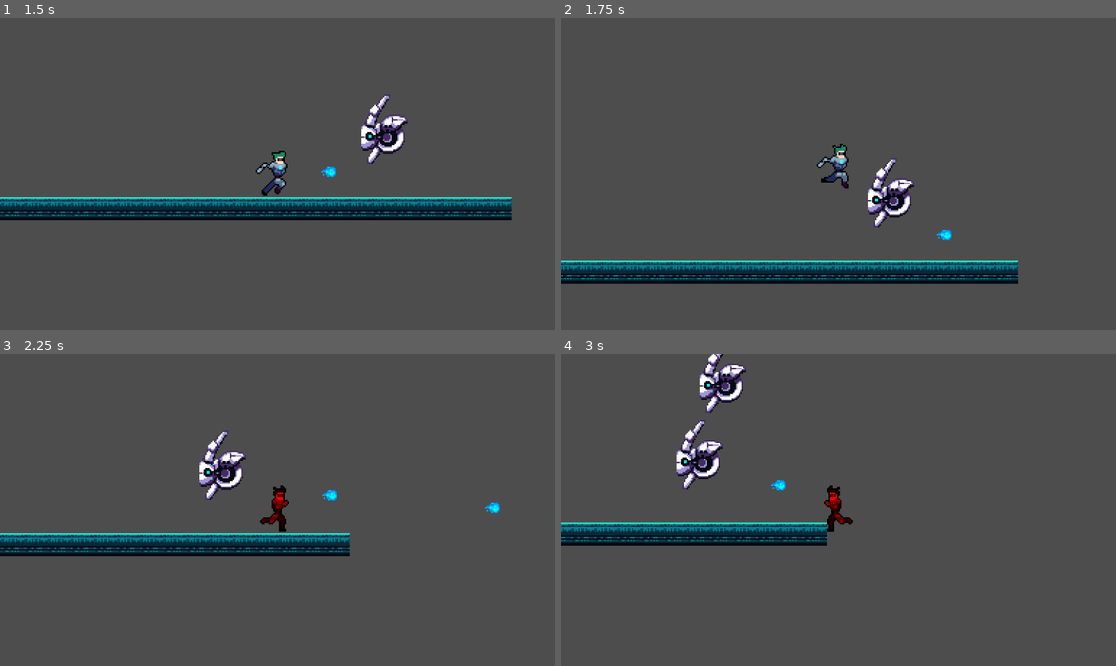
Above: before the commit, frames 1-4 (two rows, left to right).
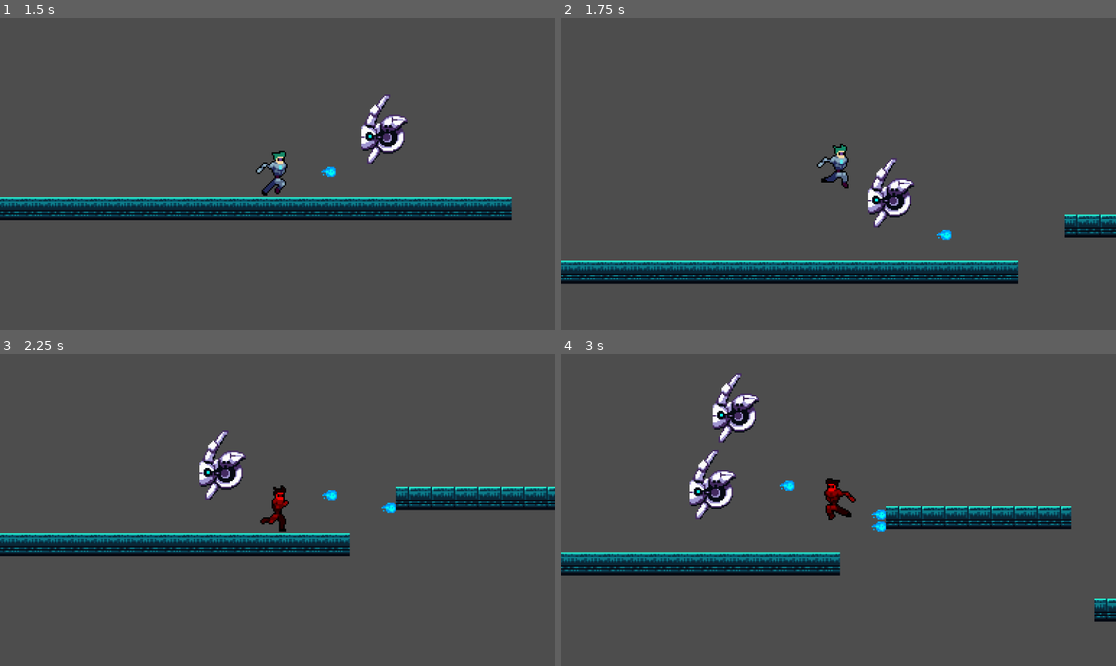
Above: after the commit, the same moments.

Repository: pranavReddy120/CyberCityV3
Game: Godot game, scene res://Scenes/main_menu.tscn
Same seed, same stepped clock (60 frames per second), same inputs: the game is played once before the commit and once after it.
Inputs:
- Up to frame 1 (1.5 s): click "Play" at 0.5 s; hold Right (right) from 1.28 s (still down); tap Space (shoot) at 1.35 s
- Up to frame 2 (1.75 s): keep holding Right (right); tap Up (jump) at 1.52 s
- Up to frame 3 (2.25 s): keep holding Right (right); tap Space (shoot) at 2.1 s
- Up to frame 4 (3 s): tap Up (jump) at 2.27 s; release Right (right) at 2.78 s; hold Left (left) from 2.78 s (still down); tap Space (shoot) at 2.85 s

Frame 1 is identical in both runs. In frame 2, 0.7% of the frame differs, in the area x 90-100%, y 62-71%; in frame 3, 2.3%; in frame 4, 14%, in the area x 0-100%, y 0-86%.

Commit message:
added levels

Diff:
--- /dev/null
+++ b/Scenes/level_1.tscn
@@ -0,0 +1,81 @@
+[gd_scene load_steps=10 format=3 uid="uid://bff0gi8mqip4c"]
+
+[ext_resource type="Script" path="res://Scripts/world.gd" id="1_g24yu"]
+[ext_resource type="PackedScene" uid="uid://twwk2qsirfci" path="res://Scenes/player.tscn" id="2_58w10"]
+[ext_resource type="PackedScene" uid="uid://ck2to62dnqdjw" path="res://Scenes/enemy.tscn" id="3_pi8ra"]
+[ext_resource type="Texture2D" uid="uid://bw7lscyrufmgv" path="res://Assets/tileset.png" id="4_dknmv"]
+[ext_resource type="PackedScene" uid="uid://c12vp32p0xbv1" path="res://Scenes/killzone.tscn" id="5_77gvm"]
+[ext_resource type="PackedScene" uid="uid://se4cvdw7q5ny" path="res://Scenes/portal.tscn" id="6_e8f2l"]
+
+[sub_resource type="TileSetAtlasSource" id="TileSetAtlasSource_mk11v"]
+texture = ExtResource("4_dknmv")
+6:10/0 = 0
+6:10/0/physics_layer_0/linear_velocity = Vector2(0, 0)
+6:10/0/physics_layer_0/angular_velocity = 0.0
+6:10/0/physics_layer_0/polygon_0/points = PackedVector2Array(-8, -8, 8, -8, 8, 8, -8, 8)
+6:11/0 = 0
+6:11/0/physics_layer_0/linear_velocity = Vector2(0, 0)
+6:11/0/physics_layer_0/angular_velocity = 0.0
+6:11/0/physics_layer_0/polygon_0/points = PackedVector2Array(-8, -8, 8, -8, 8, 8, -8, 8)
+7:11/0 = 0
+7:11/0/physics_layer_0/linear_velocity = Vector2(0, 0)
+7:11/0/physics_layer_0/angular_velocity = 0.0
+7:11/0/physics_layer_0/polygon_0/points = PackedVector2Array(-8, -8, 8, -8, 8, 8, -8, 8)
+8:11/0 = 0
+8:11/0/physics_layer_0/linear_velocity = Vector2(0, 0)
+8:11/0/physics_layer_0/angular_velocity = 0.0
+8:11/0/physics_layer_0/polygon_0/points = PackedVector2Array(-8, -8, 8, -8, 8, 8, -8, 8)
+9:11/0 = 0
+9:11/0/physics_layer_0/linear_velocity = Vector2(0, 0)
+9:11/0/physics_layer_0/angular_velocity = 0.0
+9:11/0/physics_layer_0/polygon_0/points = PackedVector2Array(-8, -8, 8, -8, 8, 8, -8, 8)
+9:10/0 = 0
+9:10/0/physics_layer_0/linear_velocity = Vector2(0, 0)
+9:10/0/physics_layer_0/angular_velocity = 0.0
+9:10/0/physics_layer_0/polygon_0/points = PackedVector2Array(-8, -8, 8, -8, 8, 8, -8, 8)
+8:10/0 = 0
+8:10/0/physics_layer_0/linear_velocity = Vector2(0, 0)
+8:10/0/physics_layer_0/angular_velocity = 0.0
+8:10/0/physics_layer_0/polygon_0/points = PackedVector2Array(-8, -8, 8, -8, 8, 8, -8, 8)
+7:10/0 = 0
+7:10/0/physics_layer_0/linear_velocity = Vector2(0, 0)
+7:10/0/physics_layer_0/angular_velocity = 0.0
+7:10/0/physics_layer_0/polygon_0/points = PackedVector2Array(-8, -8, 8, -8, 8, 8, -8, 8)
+
+[sub_resource type="TileSet" id="TileSet_os4pr"]
+physics_layer_0/collision_layer = 1
+sources/1 = SubResource("TileSetAtlasSource_mk11v")
+
+[sub_resource type="WorldBoundaryShape2D" id="WorldBoundaryShape2D_xbygx"]
+distance = -118.0
+
+[node name="World" type="Node2D"]
+script = ExtResource("1_g24yu")
+
+[node name="Player" parent="." instance=ExtResource("2_58w10")]
+
+[node name="Camera2D" type="Camera2D" parent="Player"]
+zoom = Vector2(3, 3)
+limit_bottom = 200
+
+[node name="Enemy" parent="." instance=ExtResource("3_pi8ra")]
+position = Vector2(104, 0)
+
+[node name="Enemy_Spawner" type="Timer" parent="."]
+wait_time = 2.0
+autostart = true
+
+[node name="TileMap" type="TileMap" parent="."]
+tile_set = SubResource("TileSet_os4pr")
+format = 2
+layer_0/tile_data = PackedInt32Array(262132, 458753, 11, 262133, 458753, 11, 262134, 458753, 11, 262135, 458753, 11, 262136, 458753, 11, 262137, 458753, 11, 262138, 458753, 11, 262139, 458753, 11, 262140, 458753, 11, 262141, 458753, 11, 262142, 458753, 11, 262143, 458753, 11, 196608, 458753, 11, 196609, 458753, 11, 196610, 458753, 11, 196611, 458753, 11, 196612, 458753, 11, 196613, 458753, 11, 196614, 458753, 11, 196615, 458753, 11, 196616, 458753, 11, 196617, 458753, 11, 196618, 458753, 11, 196619, 458753, 11, 65550, 524289, 11, 65551, 524289, 11, 65552, 524289, 11, 65553, 524289, 11, 65554, 524289, 11, 65555, 524289, 11, 65556, 524289, 11, 65557, 524289, 11, 327703, 524289, 11, 327704, 524289, 11, 327705, 524289, 11, 327706, 524289, 11, 327707, 524289, 11, 327708, 524289, 11, 327709, 524289, 11, 327710, 524289, 11, 327711, 524289, 11, 327712, 524289, 11, 327713, 524289, 11, 327714, 524289, 11)
+
+[node name="killzone" parent="." instance=ExtResource("5_77gvm")]
+
+[node name="CollisionShape2D" type="CollisionShape2D" parent="killzone"]
+shape = SubResource("WorldBoundaryShape2D_xbygx")
+
+[node name="Portal" parent="." instance=ExtResource("6_e8f2l")]
+position = Vector2(539, 48)
+
+[connection signal="timeout" from="Enemy_Spawner" to="." method="_on_enemy_spawner_timeout"]
--- a/Scenes/world.tscn
+++ b/Scenes/level_2.tscn
@@ -1,13 +1,14 @@
-[gd_scene load_steps=9 format=3 uid="uid://bff0gi8mqip4c"]
+[gd_scene load_steps=10 format=3 uid="uid://de4xo11rr0spm"]
 
-[ext_resource type="Script" path="res://Scripts/world.gd" id="1_h0lro"]
-[ext_resource type="PackedScene" uid="uid://twwk2qsirfci" path="res://Scenes/player.tscn" id="1_nc7r2"]
-[ext_resource type="PackedScene" uid="uid://ck2to62dnqdjw" path="res://Scenes/enemy.tscn" id="2_yu0ta"]
-[ext_resource type="Texture2D" uid="uid://bw7lscyrufmgv" path="res://Assets/tileset.png" id="4_6bg3c"]
-[ext_resource type="PackedScene" uid="uid://c12vp32p0xbv1" path="res://Scenes/killzone.tscn" id="5_dh5ry"]
+[ext_resource type="Script" path="res://Scripts/world.gd" id="1_mpdul"]
+[ext_resource type="PackedScene" uid="uid://twwk2qsirfci" path="res://Scenes/player.tscn" id="2_2jnvf"]
+[ext_resource type="PackedScene" uid="uid://ck2to62dnqdjw" path="res://Scenes/enemy.tscn" id="3_84wlv"]
+[ext_resource type="Texture2D" uid="uid://bw7lscyrufmgv" path="res://Assets/tileset.png" id="4_wqjee"]
+[ext_resource type="PackedScene" uid="uid://c12vp32p0xbv1" path="res://Scenes/killzone.tscn" id="5_6avqm"]
+[ext_resource type="PackedScene" uid="uid://se4cvdw7q5ny" path="res://Scenes/portal.tscn" id="6_oqf2g"]
 
 [sub_resource type="TileSetAtlasSource" id="TileSetAtlasSource_mk11v"]
-texture = ExtResource("4_6bg3c")
+texture = ExtResource("4_wqjee")
 6:10/0 = 0
 6:10/0/physics_layer_0/linear_velocity = Vector2(0, 0)
 6:10/0/physics_layer_0/angular_velocity = 0.0
@@ -67,11 +68,14 @@
 [node name="TileMap" type="TileMap" parent="."]
 tile_set = SubResource("TileSet_os4pr")
 format = 2
-layer_0/tile_data = PackedInt32Array(262132, 458753, 11, 262 …(415 unchanged characters)… , 196618, 458753, 11, 196619, 458753, 11)
+layer_0/tile_data = PackedInt32Array(262132, 458753, 11, 262 …(415 unchanged characters)… , 196618, 458753, 11, 196619, 458753, 11, 65550, 524289, 11, 65551, 524289, 11, 65552, 524289, 11, 65553, 524289, 11, 65554, 524289, 11, 65555, 524289, 11, 65556, 524289, 11, 65557, 524289, 11, 327703, 524289, 11, 327704, 524289, 11, 327705, 524289, 11, 327706, 524289, 11, 327707, 524289, 11, 327708, 524289, 11, 327709, 524289, 11, 327710, 524289, 11, 327711, 524289, 11, 327712, 524289, 11, 327713, 524289, 11, 327714, 524289, 11)
 
-[node name="killzone" parent="." instance=ExtResource("5_dh5ry")]
+[node name="killzone" parent="." instance=ExtResource("5_6avqm")]
 
 [node name="CollisionShape2D" type="CollisionShape2D" parent="killzone"]
 shape = SubResource("WorldBoundaryShape2D_xbygx")
 
+[node name="Portal" parent="." instance=ExtResource("6_oqf2g")]
+position = Vector2(539, 48)
+
 [connection signal="timeout" from="Enemy_Spawner" to="." method="_on_enemy_spawner_timeout"]
--- /dev/null
+++ b/Scenes/portal.tscn
@@ -0,0 +1,75 @@
+[gd_scene load_steps=11 format=3 uid="uid://se4cvdw7q5ny"]
+
+[ext_resource type="Texture2D" uid="uid://m8l3300bo6qc" path="res://Assets/spr_portal_strip8.png" id="1_dmaxh"]
+[ext_resource type="Script" path="res://Scripts/portal.gd" id="1_iq4c1"]
+
+[sub_resource type="AtlasTexture" id="AtlasTexture_oicii"]
+atlas = ExtResource("1_dmaxh")
+region = Rect2(0, 0, 128, 128)
+
+[sub_resource type="AtlasTexture" id="AtlasTexture_yb8hs"]
+atlas = ExtResource("1_dmaxh")
+region = Rect2(128, 0, 128, 128)
+
+[sub_resource type="AtlasTexture" id="AtlasTexture_5n8eb"]
+atlas = ExtResource("1_dmaxh")
+region = Rect2(256, 0, 128, 128)
+
+[sub_resource type="AtlasTexture" id="AtlasTexture_ki3bb"]
+atlas = ExtResource("1_dmaxh")
+region = Rect2(384, 0, 128, 128)
+
+[sub_resource type="AtlasTexture" id="AtlasTexture_qddyg"]
+atlas = ExtResource("1_dmaxh")
+region = Rect2(512, 0, 128, 128)
+
+[sub_resource type="AtlasTexture" id="AtlasTexture_h7k83"]
+atlas = ExtResource("1_dmaxh")
+region = Rect2(640, 0, 128, 128)
+
+[sub_resource type="SpriteFrames" id="SpriteFrames_ptcuv"]
+animations = [{
+"frames": [{
+"duration": 1.0,
+"texture": SubResource("AtlasTexture_oicii")
+}, {
+"duration": 1.0,
+"texture": SubResource("AtlasTexture_yb8hs")
+}, {
+"duration": 1.0,
+"texture": SubResource("AtlasTexture_5n8eb")
+}, {
+"duration": 1.0,
+"texture": SubResource("AtlasTexture_ki3bb")
+}, {
+"duration": 1.0,
+"texture": SubResource("AtlasTexture_qddyg")
+}, {
+"duration": 1.0,
+"texture": SubResource("AtlasTexture_h7k83")
+}],
+"loop": true,
+"name": &"default",
+"speed": 8.0
+}]
+
+[sub_resource type="CapsuleShape2D" id="CapsuleShape2D_j1fsw"]
+radius = 16.0
+height = 32.0
+
+[node name="Portal" type="Node2D"]
+z_index = -1
+script = ExtResource("1_iq4c1")
+
+[node name="AnimatedSprite2D" type="AnimatedSprite2D" parent="."]
+scale = Vector2(0.5, 0.5)
+sprite_frames = SubResource("SpriteFrames_ptcuv")
+frame_progress = 0.831305
+
+[node name="Area2D" type="Area2D" parent="."]
+
+[node name="CollisionShape2D" type="CollisionShape2D" parent="Area2D"]
+scale = Vector2(1.35628, 2)
+shape = SubResource("CapsuleShape2D_j1fsw")
+
+[connection signal="body_entered" from="Area2D" to="." method="_on_area_2d_body_entered"]
--- a/Scripts/game_manager.gd
+++ b/Scripts/game_manager.gd
@@ -1,5 +1,5 @@
 extends Node
-var world = preload("res://Scenes/world.tscn")
+var world = preload("res://Scenes/level_1.tscn")
 var pause_menu = preload("res://Scenes/pause_menu.tscn")
 
 
--- /dev/null
+++ b/Scripts/portal.gd
@@ -0,0 +1,14 @@
+extends Node2D
+
+var level_2 = preload("res://Scenes/level_2.tscn")
+
+func _on_area_2d_body_entered(body):
+	if body.is_in_group("player"):
+		print("teleporting")
+		for i in 3:
+			await get_tree().create_timer(0.5).timeout
+			body.modulate.a8 = 100
+			await get_tree().create_timer(0.5).timeout
+			body.modulate.a8 = 255
+
+		GameManager.transition_to_scene(level_2.resource_path)
Binary file added: Assets/spr_portal_strip8.png
Not shown, added: Assets/spr_portal_strip8.png.import
Not shown: 1 places in Scenes/level_2.tscn that only renumber resources
